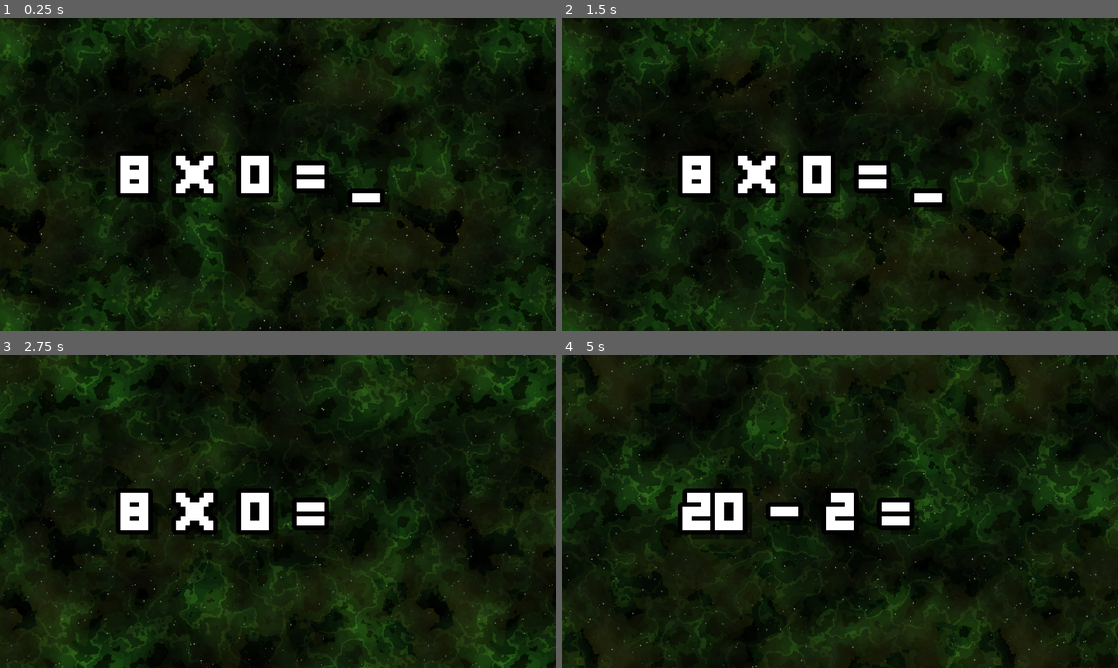
Above: before the commit, frames 1-4 (two rows, left to right).
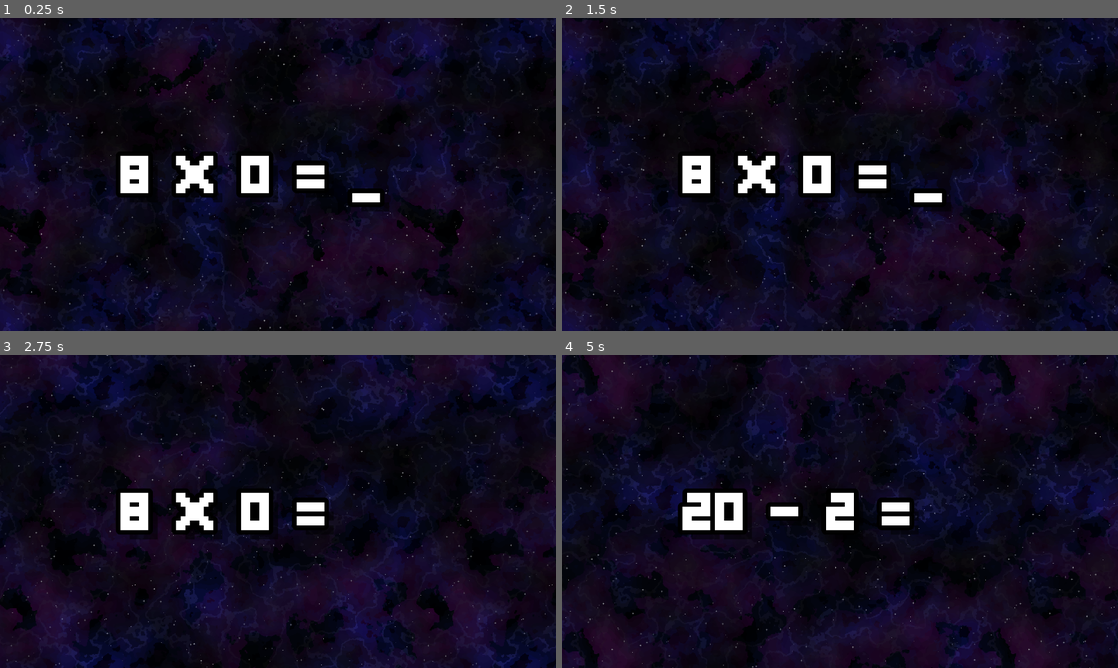
Above: after the commit, the same moments.

Repository: Blueman3612/Space-Math
Game: Godot game, scene res://scenes/main.tscn
Two runs of this game, one before a commit and one after it. Both use one fixed random seed, a clock stepped at 60 frames per second and the inputs below.
Inputs:
- Up to frame 1 (0.25 s): no input
- Up to frame 2 (1.5 s): tap Enter (Submit) at 0.5, 0.6, 1.35 s; hold Backspace (Backspace) from 1.28 s (still down)
- Up to frame 3 (2.75 s): release Backspace (Backspace) at 2.03 s; tap R at 2.1 s; tap Enter (Submit) at 2.3 s
- Up to frame 4 (5 s): tap 0 at 2.85 s; tap Enter (Submit) at 3.05, 3.8, 4.35 s; hold Backspace (Backspace) from 3.53 s (still down); tap 9 at 3.6 s

The runs differ from the first frame. In frame 1, 36% of the frame differs, in the area x 0-100%, y 0-100%; in frame 2, 35%; in frame 3, 39%; in frame 4, 40%.

Commit message:
Enhance Cosmic Kale preset and add feedback overlay functionality
- Updated cosmic_kale.json to modify modulation colors for nebula layers.
- Added a ColorRect node for feedback overlay in main.tscn to provide visual feedback on user input.
- Implemented feedback flash functionality in main.gd to show color feedback based on answer correctness, improving user interaction experience.

Diff:
--- a/scenes/main.tscn
+++ b/scenes/main.tscn
@@ -15,6 +15,11 @@
 [node name="Camera2D" type="Camera2D" parent="."]
 anchor_mode = 0
 
+[node name="FeedbackColor" type="ColorRect" parent="."]
+modulate = Color(1, 1, 1, 0)
+offset_right = 1920.0
+offset_bottom = 1080.0
+
 [node name="Problem" type="Label" parent="."]
 anchors_preset = 8
 anchor_left = 0.5
--- a/scripts/main.gd
+++ b/scripts/main.gd
@@ -11,6 +11,7 @@
 var transition_delay = 0.1  # Delay before generating new question
 var backspace_hold_time = 0.15  # Time to hold backspace before it repeats
 var scroll_boost_multiplier = 80.0  # How much to boost background scroll speed on submission
+var feedback_max_alpha = 0.1  # Maximum alpha for feedback color overlay
 
 # Position variables
 var primary_position = Vector2(416, 476)  # Main problem position
@@ -28,6 +29,7 @@
 var backspace_timer = 0.0  # Timer for backspace hold functionality
 var backspace_held = false  # Track if backspace is being held
 var backspace_just_pressed = false  # Track if backspace was just pressed this frame
+var feedback_color_rect: ColorRect  # Reference to the feedback color overlay
 
 func _ready():
 	# Load and parse the math facts JSON
@@ -51,6 +53,9 @@
 
 	# Load label settings resource
 	label_settings_resource = load("res://assets/label settings/GravityBold128.tres")
+
+	# Get reference to feedback color overlay
+	feedback_color_rect = get_node("FeedbackColor")
 
 	# Set up initial problem
 	setup_initial_problem()
@@ -182,15 +187,17 @@
 	var user_answer_int = int(user_answer)
 	var is_correct = (user_answer_int == current_question.result)
 
-	# Set color based on correctness and play appropriate sound
+	# Set color based on correctness, play sound, and show feedback overlay
 	if current_problem_label:
 		if is_correct:
 			current_problem_label.modulate = Color(0, 1, 0)  # Green for correct
 			AudioManager.play_correct()  # Play correct sound
+			show_feedback_flash(Color(0, 1, 0))  # Green feedback flash
 			print("✓ Correct! Answer was ", current_question.result)
 		else:
 			current_problem_label.modulate = Color(1, 0, 0)  # Red for incorrect
 			AudioManager.play_incorrect()  # Play incorrect sound
+			show_feedback_flash(Color(1, 0, 0))  # Red feedback flash
 			print("✗ Incorrect. Answer was ", current_question.result, ", you entered ", user_answer_int)
 
 	# Wait to show the color feedback (if transition_delay > 0)
@@ -432,3 +439,22 @@
 		"questions": questions,
 		"grade_name": grade_data.name
 	}
+
+func show_feedback_flash(flash_color: Color):
+	"""Show a colored flash overlay that fades in then out with smooth timing"""
+	if not feedback_color_rect:
+		return
+
+	# Start with the color at 0 alpha (invisible)
+	feedback_color_rect.modulate = Color(flash_color.r, flash_color.g, flash_color.b, 0.0)
+
+	# Create tween for the two-phase animation
+	var tween = create_tween()
+	tween.set_ease(Tween.EASE_OUT)
+	tween.set_trans(Tween.TRANS_EXPO)
+
+	# Phase 1: Fade in from 0 to feedback_max_alpha over transition_delay
+	tween.tween_property(feedback_color_rect, "modulate:a", feedback_max_alpha, transition_delay)
+
+	# Phase 2: Fade out from feedback_max_alpha to 0 over animation_duration * 2
+	tween.tween_property(feedback_color_rect, "modulate:a", 0.0, animation_duration * 2.0)
Not shown, changed: addons/Space Generator/Presets/cosmic_kale.json
